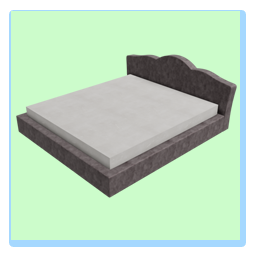
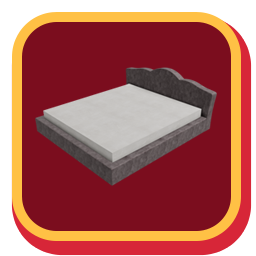
Layered file, before and after one edit (256 x 256). Changes by layer:
painted on "Layer 4" over [16, 54, 237, 198]
removed layer "Rectangle 1" over [11, 11, 240, 240]
added layer "Rounded Rectangle 2" above "Layer 1" over [12, 12, 241, 241]
